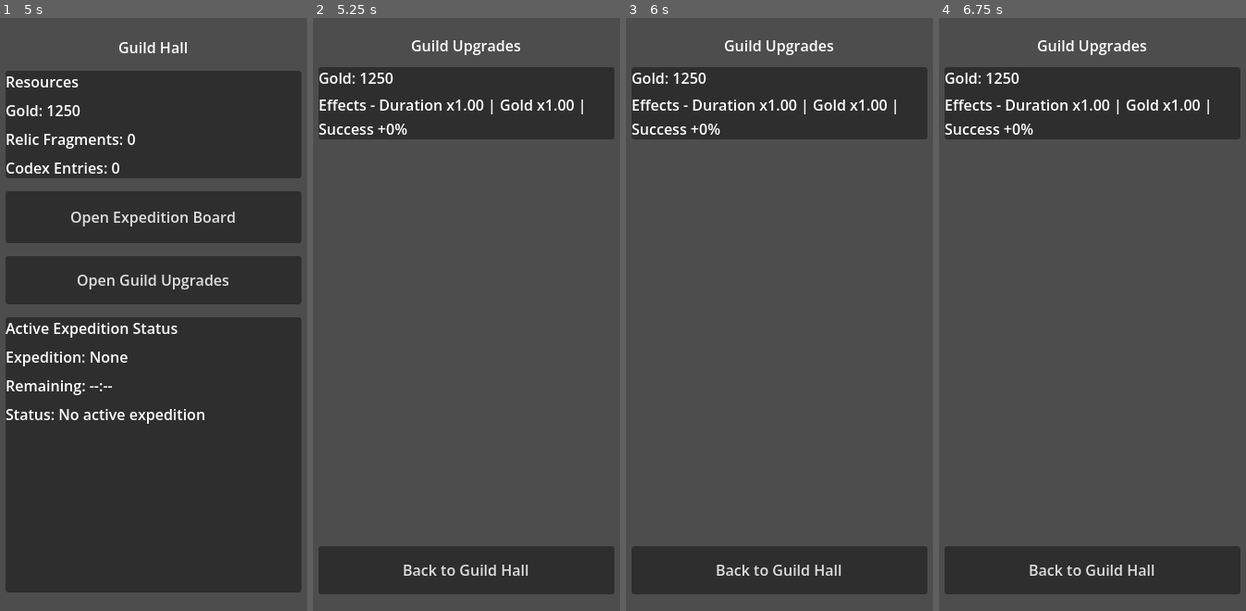
Above: before the commit, frames 1-4 (left to right).
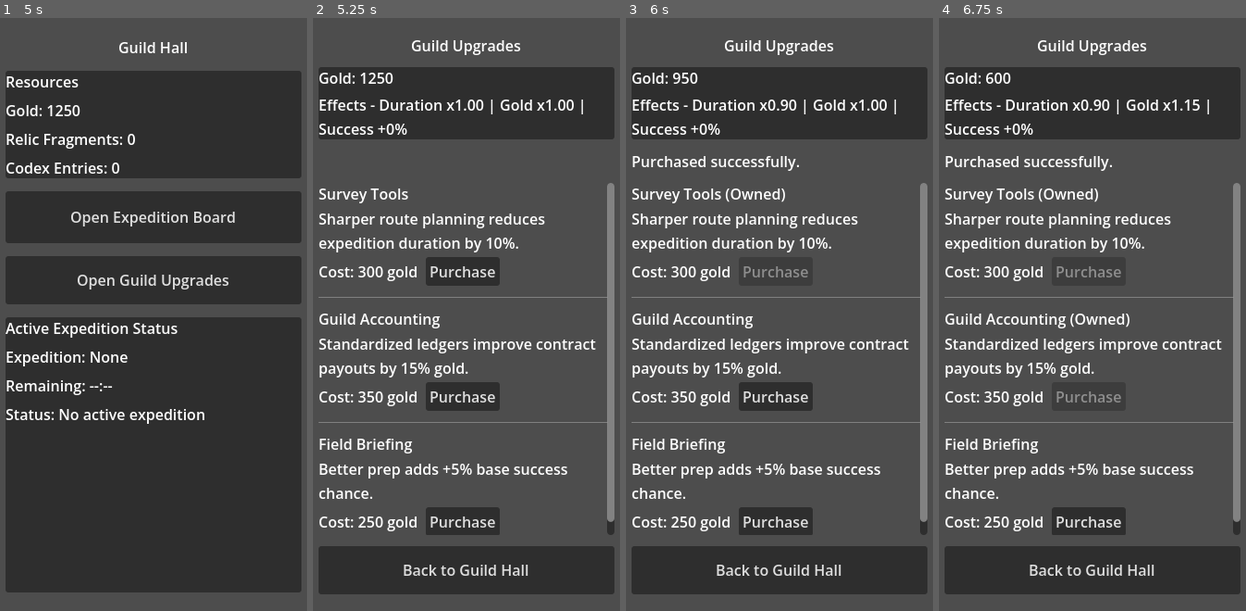
Above: after the commit, the same moments.

Repository: Navandis/expedition-guild-idle
Game: Godot game, scene res://scenes/main/Main.tscn
The game is run twice, just before and just after one commit, with the same random seed, the same clock (stepped at 60 frames per second) and the same inputs.
Inputs (mouse positions are in pixels of both pictures, inside the frame that each line leads up to):
- Up to frame 1 (5 s): click "Open Expedition Board" at 0.5 s; click (150, 154) at 1.25 s; click (150, 290) at 2.02 s; click (150, 427) at 2.77 s; click (150, 302) at 3.52 s; click (150, 563) at 4.27 s
- Up to frame 2 (5.25 s): click "Open Guild Upgrades" at 5 s
- Up to frame 3 (6 s): click (776, 272) at 5.75 s, where only the run after the commit has a clickable "Purchase"
- Up to frame 4 (6.75 s): click (1089, 397) at 6.5 s, where only the run after the commit has a clickable "Purchase"

Frame 1 is identical in both runs. In frame 2, 10% of the frame differs, in the area x 1-99%, y 27-88%; in frame 3, 9.8%; in frame 4, 9.1%.
Error before the commit: Invalid access to property or key 'theme_override_constants' on a base object of type 'VBoxContainer'. (res://scripts/ui/UpgradesController.gd:46)

Commit message:
Fix runtime theme override usage in upgrades rows

Diff:
--- a/scripts/ui/UpgradesController.gd
+++ b/scripts/ui/UpgradesController.gd
@@ -43,7 +43,7 @@
 
 func _add_upgrade_row(upgrade: Dictionary, owned_map: Dictionary, current_gold: int) -> void:
 	var row := VBoxContainer.new()
-	row.theme_override_constants.separation = 4
+	row.add_theme_constant_override("separation", 4)
 
 	var name_label := Label.new()
 	var upgrade_id := str(upgrade.get("id", ""))
@@ -57,7 +57,7 @@
 	row.add_child(description_label)
 
 	var purchase_row := HBoxContainer.new()
-	purchase_row.theme_override_constants.separation = 8
+	purchase_row.add_theme_constant_override("separation", 8)
 
 	var cost_label := Label.new()
 	cost_label.text = "Cost: %d gold" % int(upgrade.get("cost_gold", 0))
